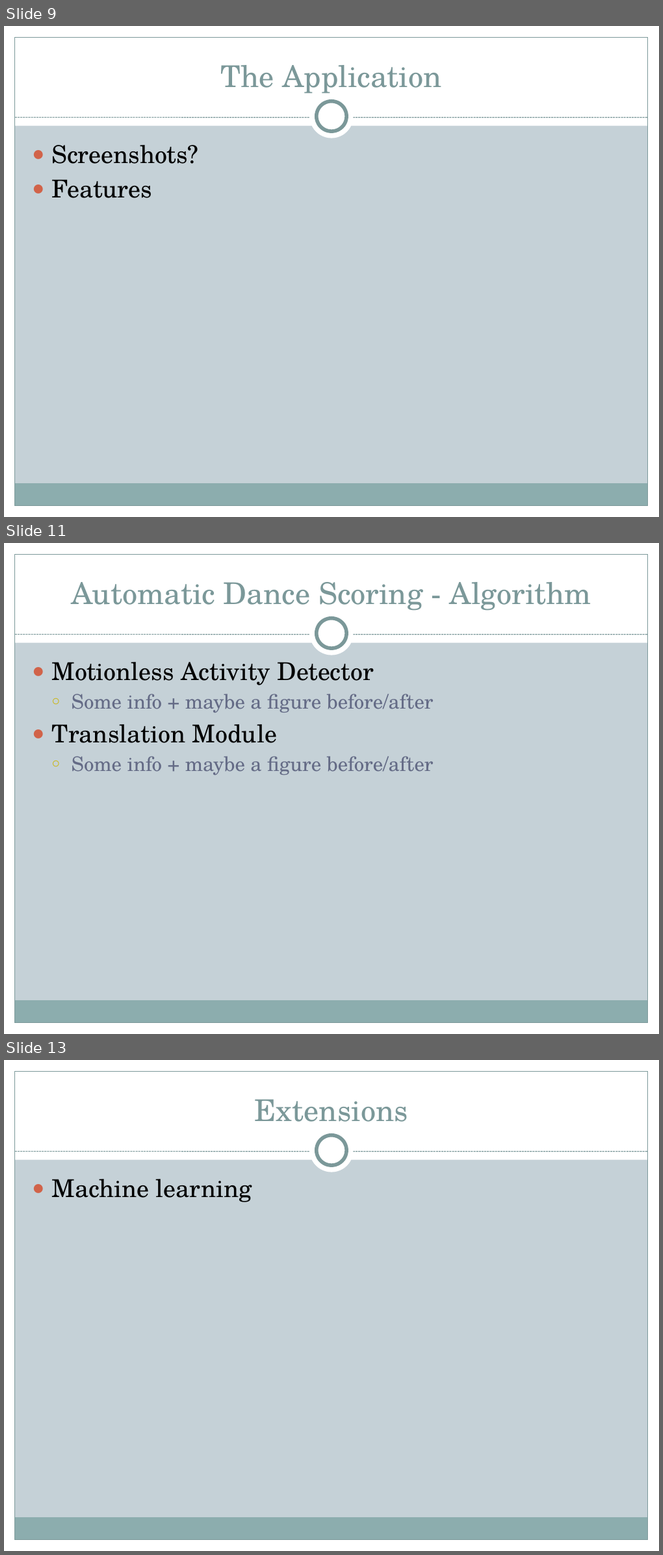
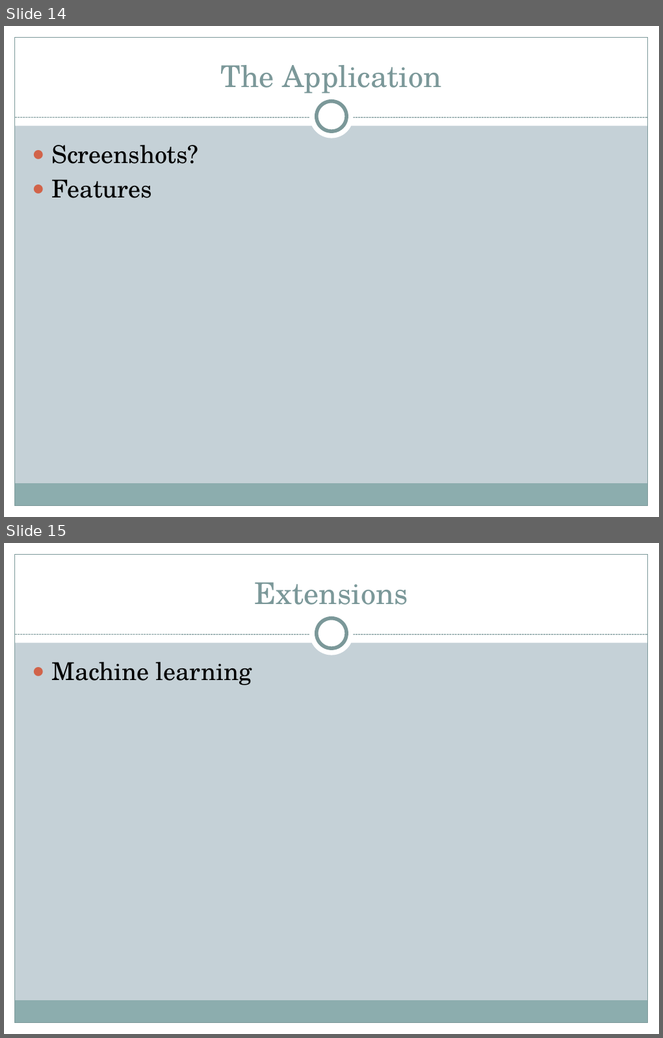
Before and after one commit to Marman1337/KinectProject, a slide deck: Presentation/Computerized Dance Classroom.pptx. Shown one above the other, each under a label of ours: slides 9, 11 and 13 before the commit, slides 14 and 15 after it; the slides between them are not shown. The pictures are 663x1555 and 663x1038 pixels, drawn with LibreOffice and Linux fonts; fonts in the diff are those of the drawing. Boxes give left, top, right and bottom in pixels: in the first picture for what was removed or moved away, otherwise in the second. Text is boxed around its words. In the diff, an @@ line names an element or a change of style, - is before the commit and + after.

```diff
--- a/Presentation/Computerized Dance Classroom.pptx
+++ b/Presentation/Computerized Dance Classroom.pptx
@@ slide 11 removed at (4, 543, 659, 1034), background #C5D1D7; not listed: 9 template elements that a slide beside it also shows @@
@@ title removed at (71, 582, 592, 611) @@
-Automatic Dance Scoring - Algorithm
@@ text removed at (51, 662, 434, 775) @@
-● Motionless Activity Detector
-  ○ Some info + maybe a figure before/after
-● Translation Module
-  ○ Some info + maybe a figure before/after
@@ what was slide 9 is now slide 14 @@
@@ what was slide 13 is now slide 15 @@
```
Also in this commit, not shown: 6 slides changed, 4 slides added.
